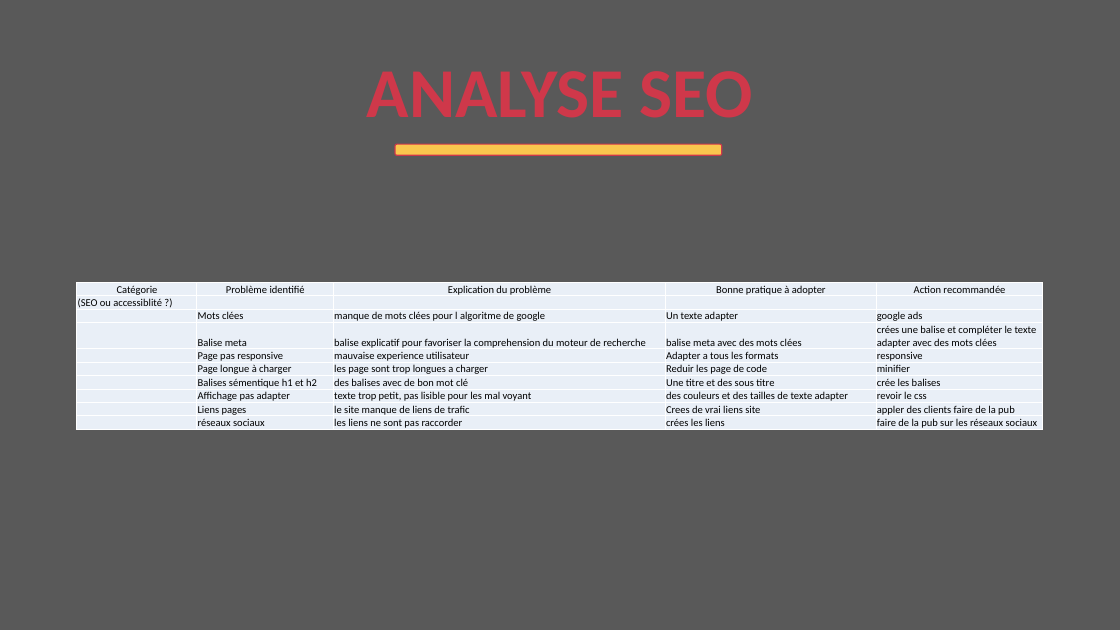
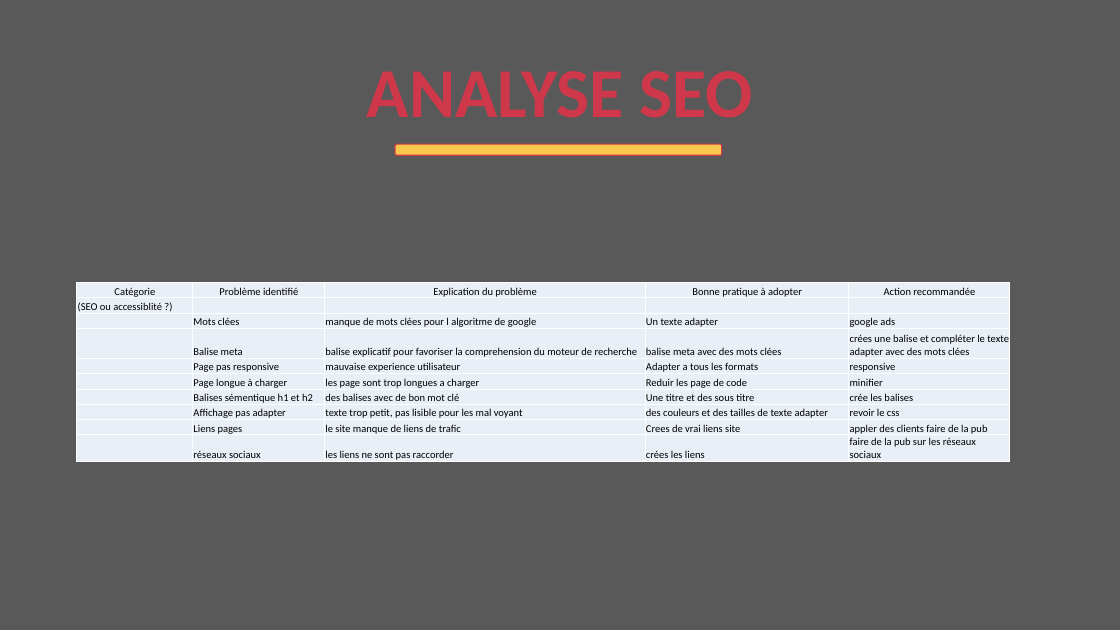
Before and after one commit to devfredgithub/CHOUETTEAGENCE, a slide deck: slide 3 of CHOUETTE AGENCE.pptx. Drawn at 1120x630 pixels with LibreOffice and Linux fonts; fonts in the diff are those of the drawing. Boxes give left, top, right and bottom in pixels: in the first picture for what was removed or moved away, otherwise in the second. Text is boxed around its words. In the diff, an @@ line names an element or a change of style, - is before the commit and + after.

```diff
--- a/CHOUETTE AGENCE.pptx
+++ b/CHOUETTE AGENCE.pptx
@@ table: place and size @@
-table at <box>77,282,1044,432</box>
+table at <box>77,282,1011,464</box>
```
Also in this commit, not shown: 2 other slides changed, 1 slide removed, 3 other files.
